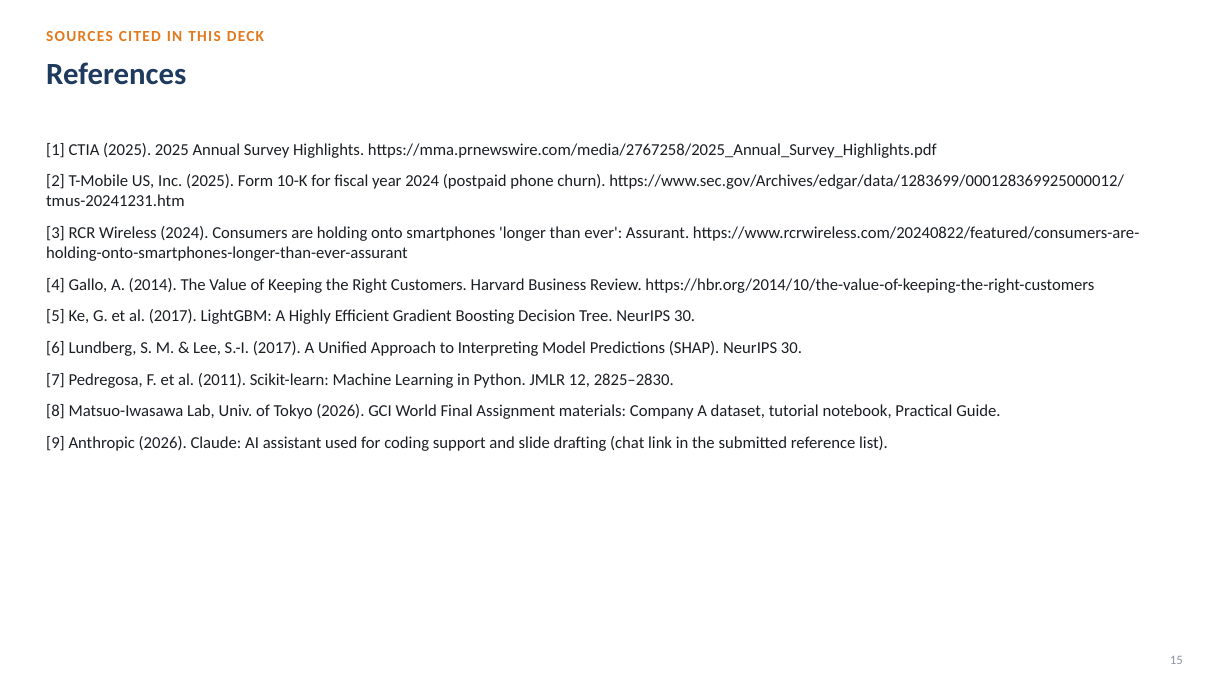
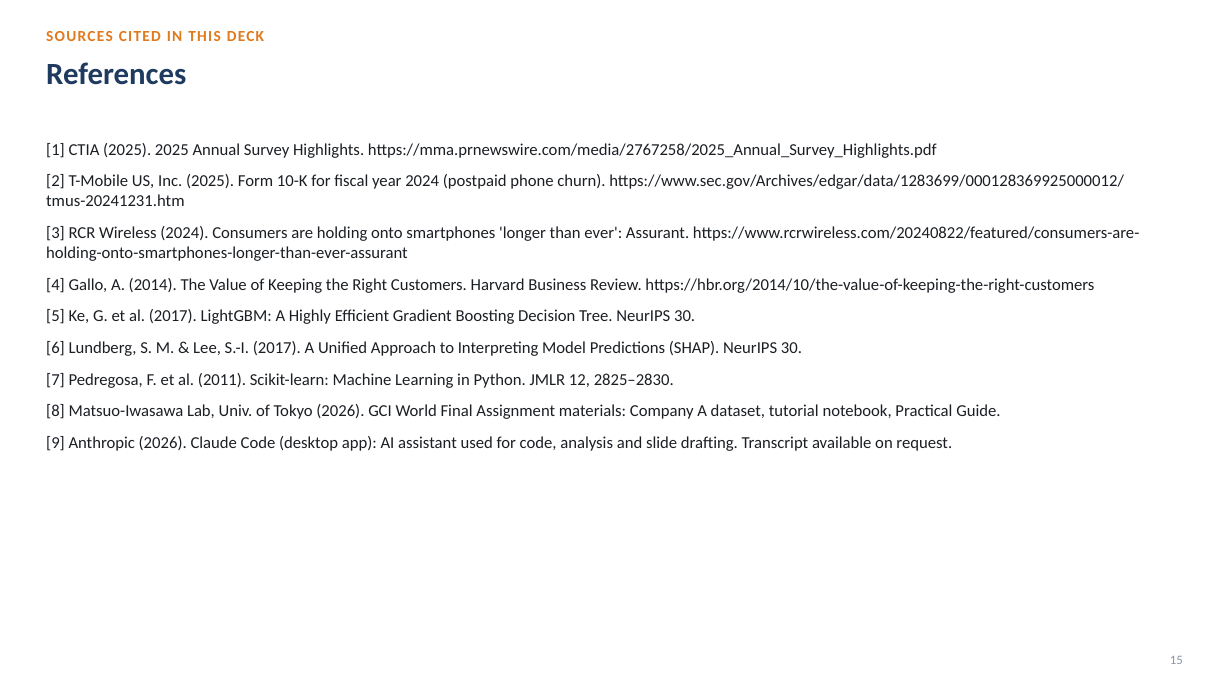
Before and after one commit to RaianKibriaRohan/GCI-World-2026, a slide deck: slide 15 of slides/Renew_and_Upgrade_Proposal.pptx. Drawn at 1232x693 pixels with LibreOffice and Linux fonts; fonts in the diff are those of the drawing. Boxes give left, top, right and bottom in pixels: in the first picture for what was removed or moved away, otherwise in the second. Text is boxed around its words. In the diff, an @@ line names an element or a change of style, - is before the commit and + after.

```diff
--- a/slides/Renew_and_Upgrade_Proposal.pptx
+++ b/slides/Renew_and_Upgrade_Proposal.pptx
@@ text at (46, 436, 952, 451): text changed @@
-[9] Anthropic (2026). Claude: AI assistant used for coding support and slide drafting (chat link in the submitted reference list).
+[9] Anthropic (2026). Claude Code (desktop app): AI assistant used for code, analysis and slide drafting. Transcript available on request.
```
Also in this commit, not shown: 7 other files.
